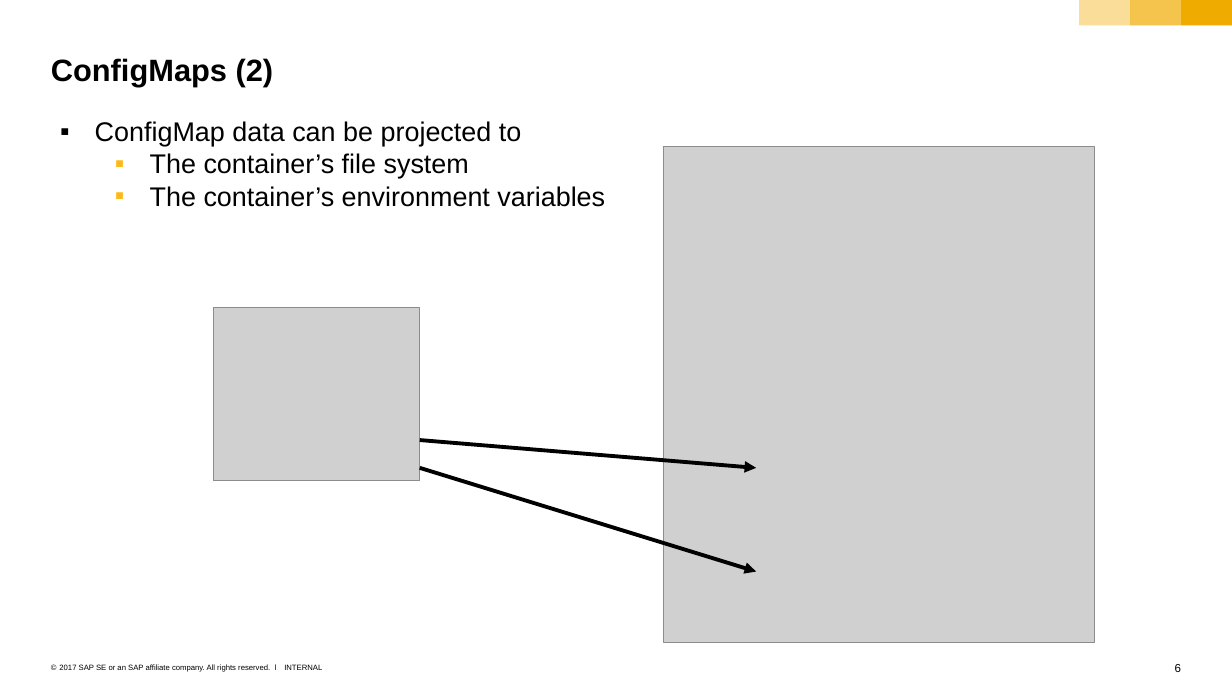
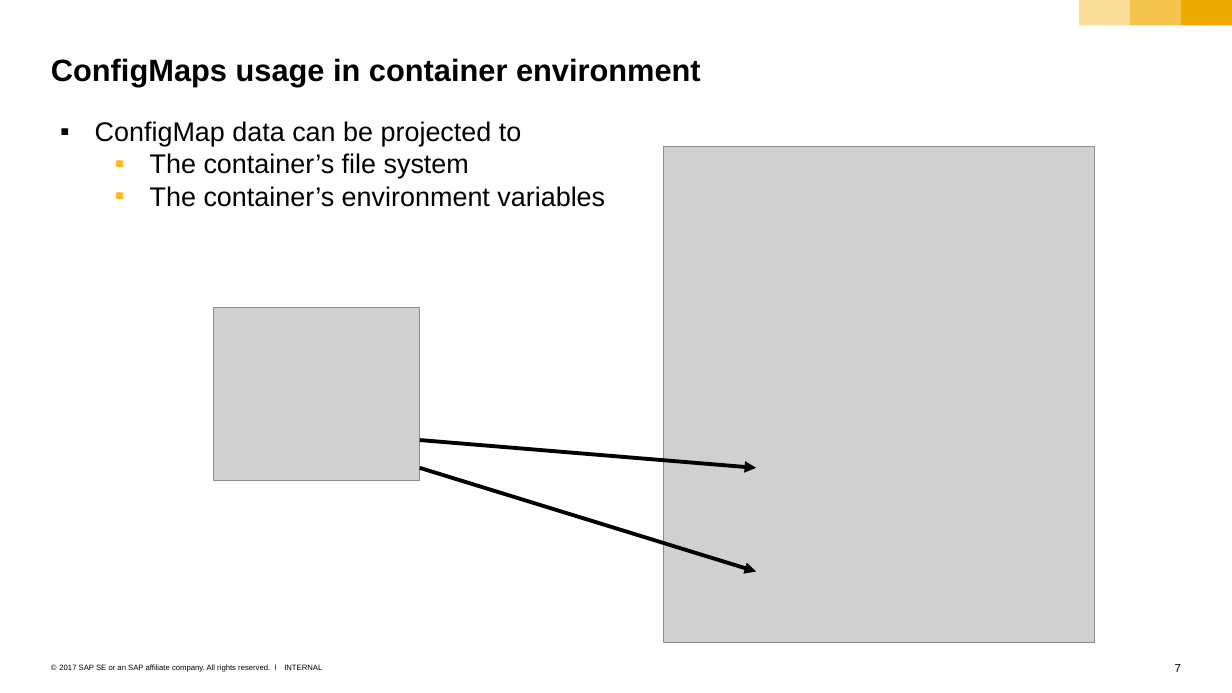
Before and after one commit to cuijiyao01/docker-k8s-training, a slide deck: slide 7 of kubernetes/07_configmap_secrets.pptx (slide 6 before the commit). Drawn at 1232x693 pixels with LibreOffice and Linux fonts; fonts in the diff are those of the drawing; grey boxes stand for pictures. Boxes give left, top, right and bottom in pixels: in the first picture for what was removed or moved away, otherwise in the second. Text is boxed around its words. In the diff, an @@ line names an element or a change of style, - is before the commit and + after.

```diff
--- a/kubernetes/07_configmap_secrets.pptx
+++ b/kubernetes/07_configmap_secrets.pptx
@@ title at [51,58,701,87]: text changed @@
-ConfigMaps (2)
+ConfigMaps usage in container environment
@@ page number at [1175,664,1181,672]: text changed @@
-6
+7
```
Also in this commit, not shown: 3 other slides changed, 3 slides added, 1 slide removed.
